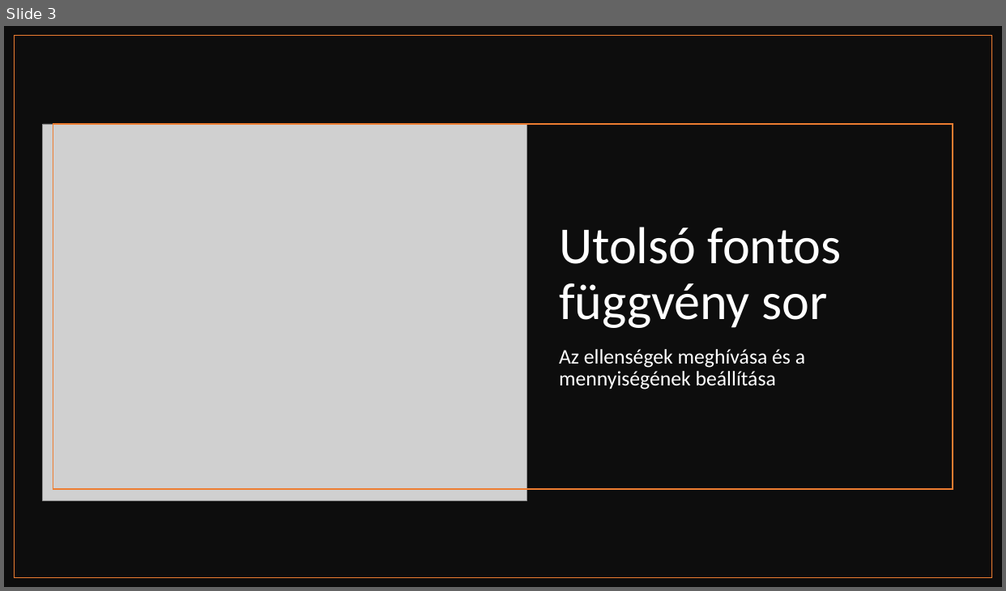
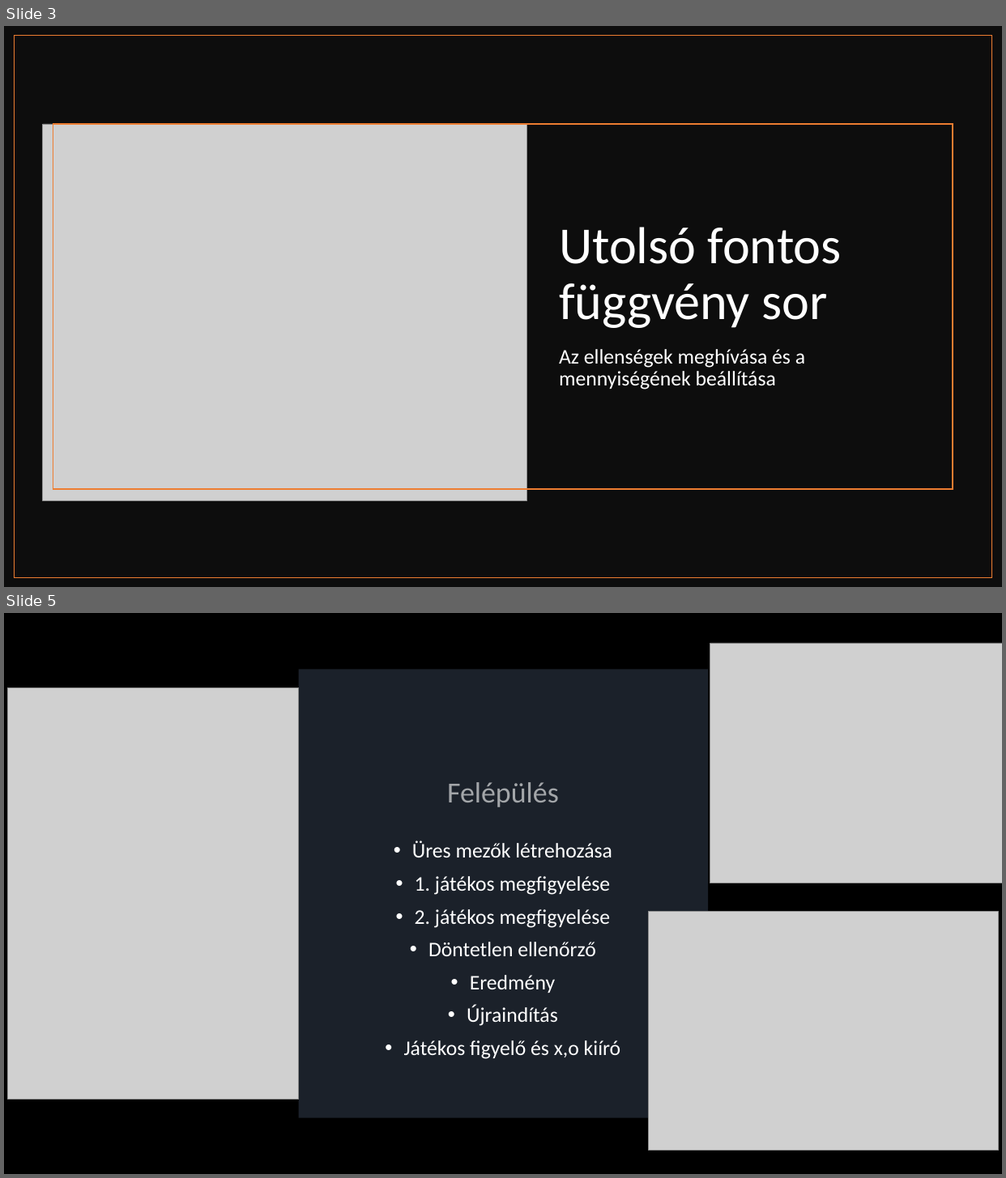
Before and after one commit to kulacs-kristof/11A_Prog_Projekt, a slide deck: A program működése.pptx. Shown one above the other, each under a label of ours: slide 3 before the commit, slides 3 and 5 after it; the slides between them are not shown. The pictures are 1006x591 and 1006x1178 pixels, drawn with LibreOffice and Linux fonts; fonts in the diff are those of the drawing; grey boxes stand for pictures. Boxes give left, top, right and bottom in pixels: in the first picture for what was removed or moved away, otherwise in the second. Text is boxed around its words. In the diff, an @@ line names an element or a change of style, - is before the commit and + after.

```diff
--- a/A program működése.pptx
+++ b/A program működése.pptx
@@ slide 5 added at (4,613,1002,1174), background #FFFFFF @@
@@ rectangle added at (4,613,1002,1174), fill #000000 @@
@@ picture added at (710,643,1002,884) @@
@@ rectangle added at (299,669,709,1118), fill #44546A at 40% opacity @@
@@ picture added at (8,688,298,1099) @@
@@ title added at (447,782,559,807), 28 pt, text #FFFFFF at 60% opacity @@
+Felépülés
@@ text added at (404,841,621,1059), 20 pt, text #FFFFFF @@
+• Üres mezők létrehozása
+• 1. játékos megfigyelése
+• 2. játékos megfigyelése
+• Döntetlen ellenőrző
+• Eredmény
+• Újraindítás
+• Játékos figyelő és x,o kiíró
@@ picture added at (649,912,998,1152) @@
```
Also in this commit, not shown: 2 other slides added, 1 other file.
